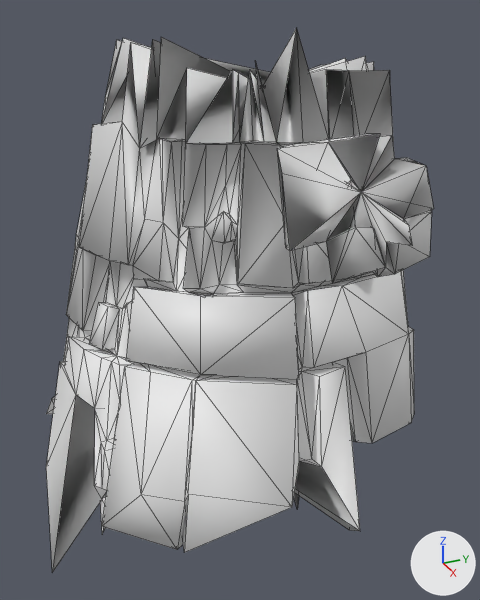
The OBJ model src/main/resources/assets/kn8/meshes/kikoru_no4/leg_right.obj, before and after one commit.
Rendered twice from a camera (50 mm lens) standing at (0.641, -0.228, 0.816) and looking at (0.132, 0.001, 0.562). Lighting does not change. The marker at lower right points along +X, +Y and +Z. The picture after the commit comes second. Mesh edges are drawn as thin lines. Where no turn or scale is listed for an object, it has been applied to the vertices. Vertices at exactly the same position are counted once.

Objects in the first picture: 'leg_right'.
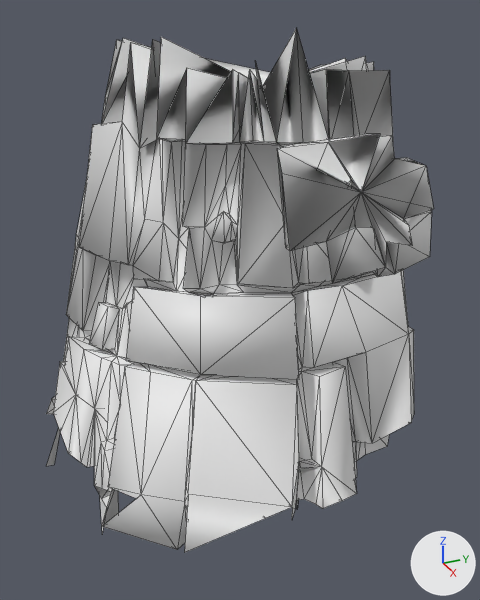
Scene script edits in JSON lines:
```json
{"block": "me_leg_right", "where": "# used by ob_leg_right; location = (0.0, 0.0, 0.0)"}
{"op": "remove", "block": "me_leg_right", "code": "me_leg_right.from_pydata(...)  # 626 vertices, 1239 faces; spans x -0.057..0.303, y -0.197..0.145, z 0.314..0.795"}
{"op": "add", "block": "me_leg_right", "code": "me_leg_right.from_pydata(...)  # 696 vertices, 1325 faces; spans x -0.057..0.303, y -0.181..0.145, z 0.35..0.795"}
{"block": "me_leg_right", "change": "me_leg_right part 1"}
{"block": "me_leg_right", "change": "3 vertices are removed from x 0.137..0.288, y -0.197..0.043, z 0.314..0.404"}
{"block": "me_leg_right", "change": "62 faces are deleted"}
{"block": "me_leg_right", "change": "73 vertices are added at x 0.034..0.289, y -0.167..0.122, z 0.415..0.45"}
{"block": "me_leg_right", "change": "148 new faces join them"}
```

Location of each change, (x1, y1, x2, y2) in pixels of the pictures (480 x 600 px):
```json
{"object": "leg_right", "change": "reshaped", "before": [46, 28, 434, 573], "after": [46, 28, 434, 553]}
{"part": 1, "of": "me_leg_right", "change": "reshaped", "before": [46, 37, 395, 573], "after": [53, 37, 395, 518]}
```
